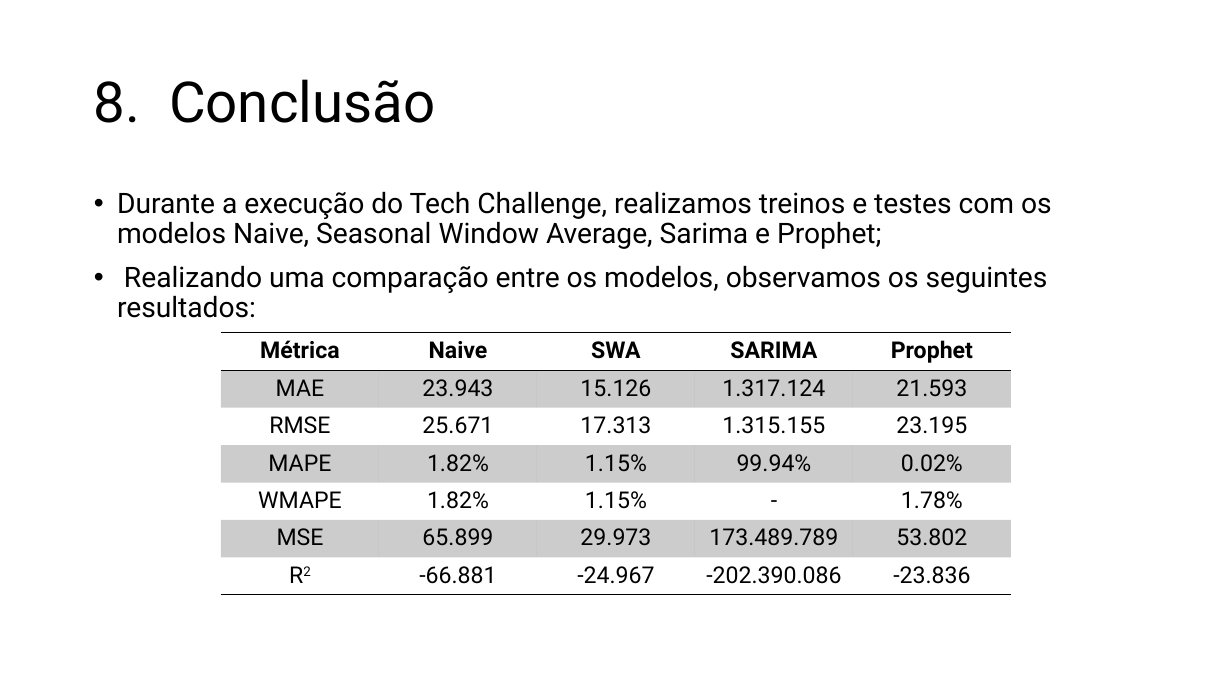
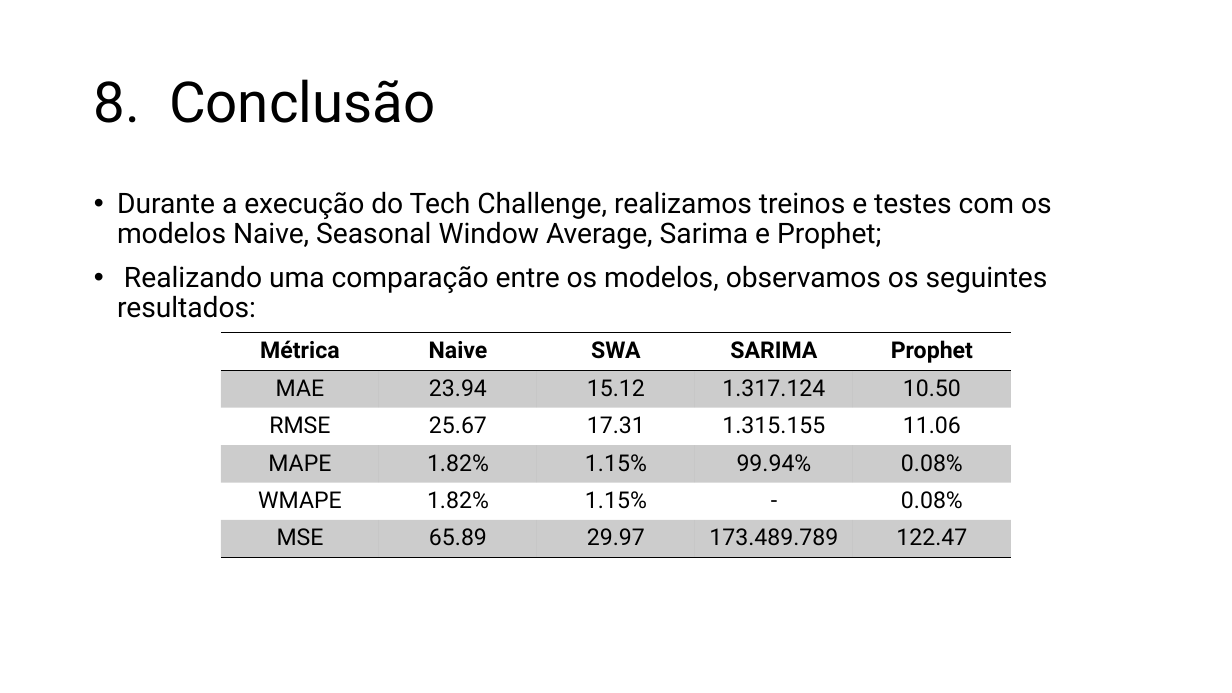
Before and after one commit to jdlmauricio/techalleg_fase_2, a slide deck: slide 18 of Tech Challenge 2.pptx. Drawn at 1232x693 pixels with LibreOffice and Linux fonts; fonts in the diff are those of the drawing; background and template pictures are left out. Boxes give left, top, right and bottom in pixels: in the first picture for what was removed or moved away, otherwise in the second. Text is boxed around its words. In the diff, an @@ line names an element or a change of style, - is before the commit and + after.

```diff
--- a/Tech Challenge 2.pptx
+++ b/Tech Challenge 2.pptx
@@ table at box(221, 333, 1011, 557) @@
-row 2: MAE | 23.943 | 15.126 | 1.317.124 | 21.593
-row 3: RMSE | 25.671 | 17.313 | 1.315.155 | 23.195
-row 4: MAPE | 1.82% | 1.15% | 99.94% | 0.02%
-row 5: WMAPE | 1.82% | 1.15% | - | 1.78%
-row 6: MSE | 65.899 | 29.973 | 173.489.789 | 53.802
-row 7: R2 | -66.881 | -24.967 | -202.390.086 | -23.836
+row 2: MAE | 23.94 | 15.12 | 1.317.124 | 10.50
+row 3: RMSE | 25.67 | 17.31 | 1.315.155 | 11.06
+row 4: MAPE | 1.82% | 1.15% | 99.94% | 0.08%
+row 5: WMAPE | 1.82% | 1.15% | - | 0.08%
+row 6: MSE | 65.89 | 29.97 | 173.489.789 | 122.47
```
Also in this commit, not shown: 2 other slides changed.
